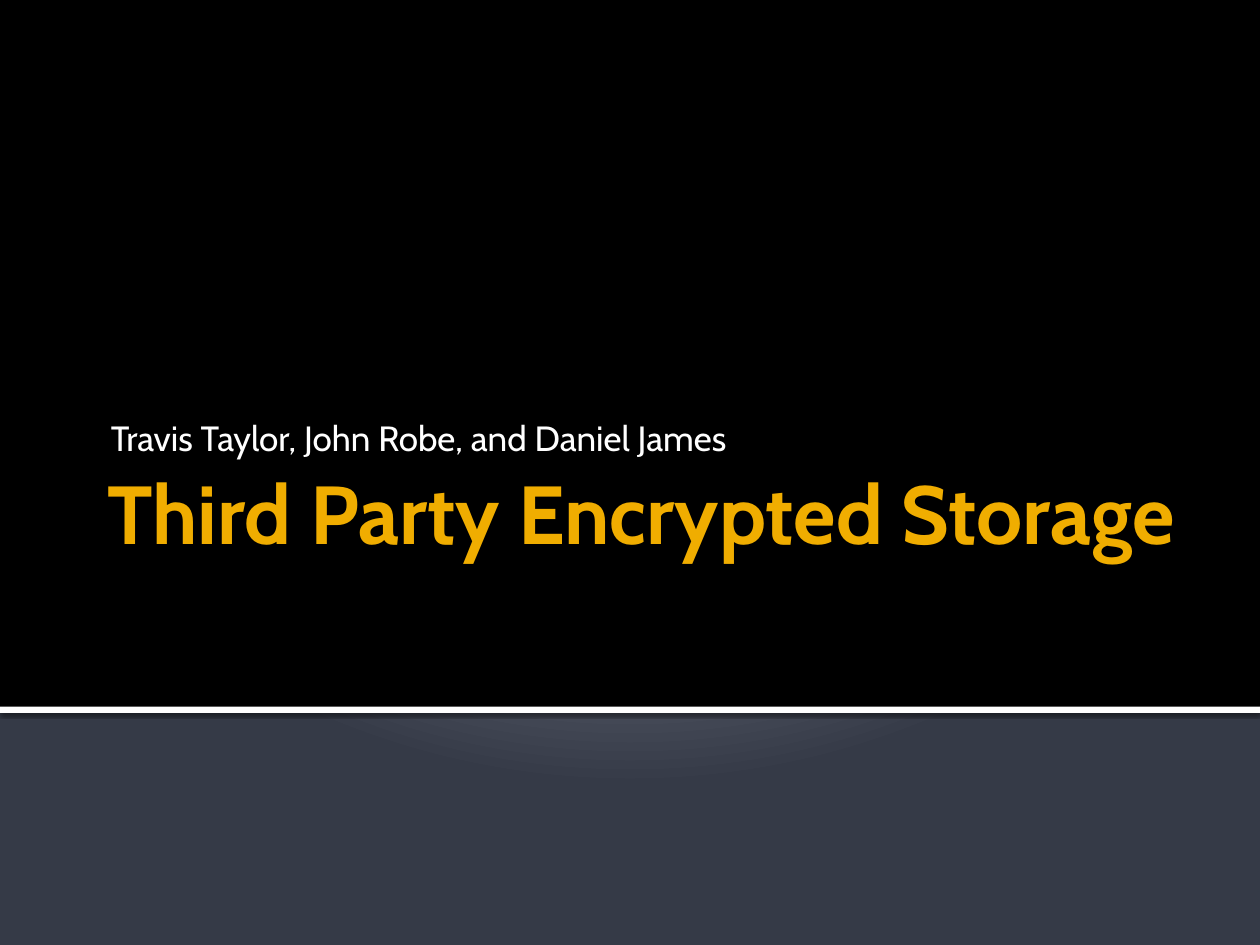
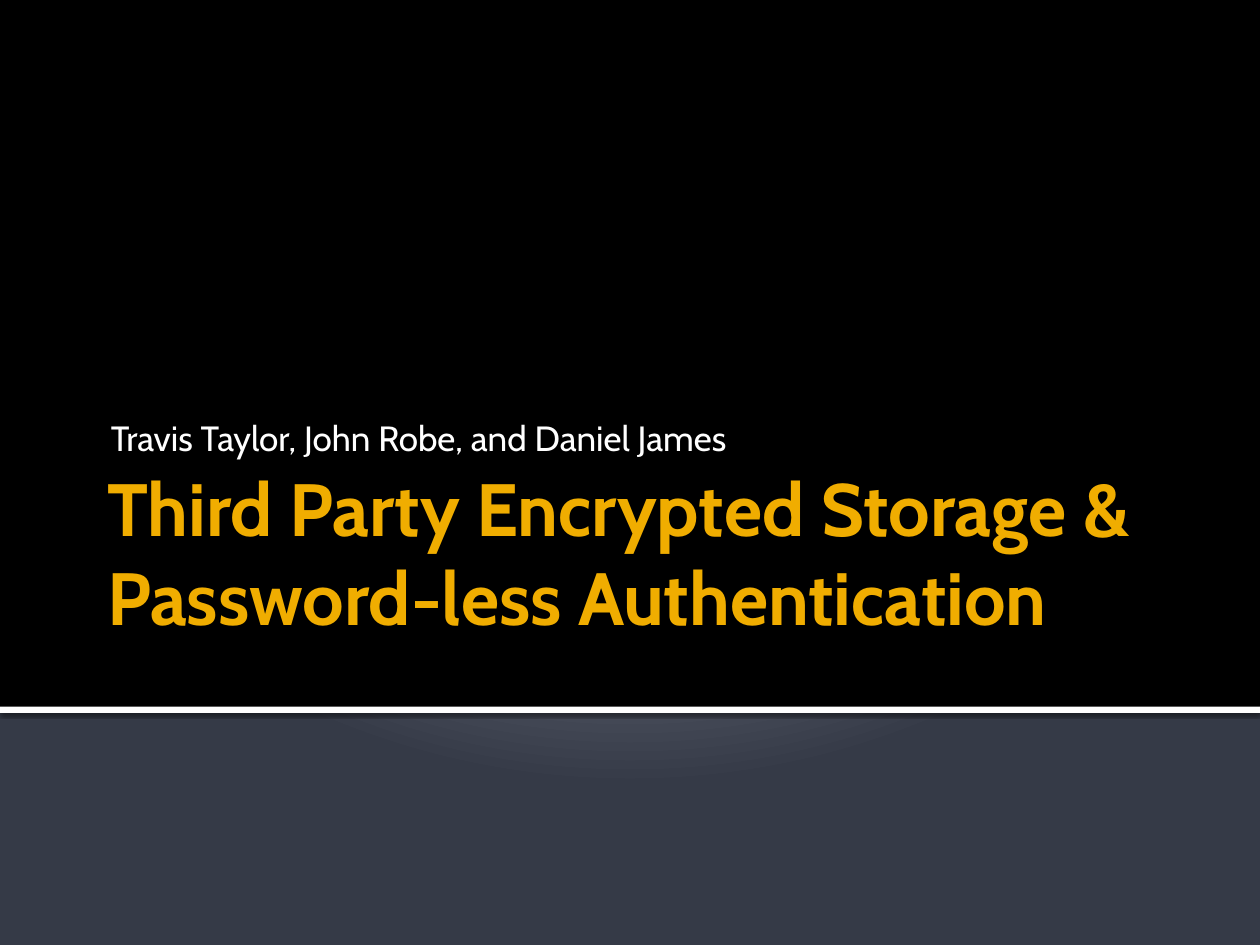
Before and after one commit to jrobe/cs5490, a slide deck: slide 1 of presentation/Third Party Encrypted Storage.pptx. Drawn at 1260x945 pixels with LibreOffice and Linux fonts; fonts in the diff are those of the drawing. Boxes give left, top, right and bottom in pixels: in the first picture for what was removed or moved away, otherwise in the second. Text is boxed around its words. In the diff, an @@ line names an element or a change of style, - is before the commit and + after.

```diff
--- a/presentation/Third Party Encrypted Storage.pptx
+++ b/presentation/Third Party Encrypted Storage.pptx
@@ title at bbox=[107, 480, 1067, 626]: text changed; size 47 to 42.3 pt @@
-Third Party Encrypted Storage
+Third Party Encrypted Storage & Password-less Authentication
```
Also in this commit, not shown: 7 other slides changed, 4 slides added, 1 other file.
